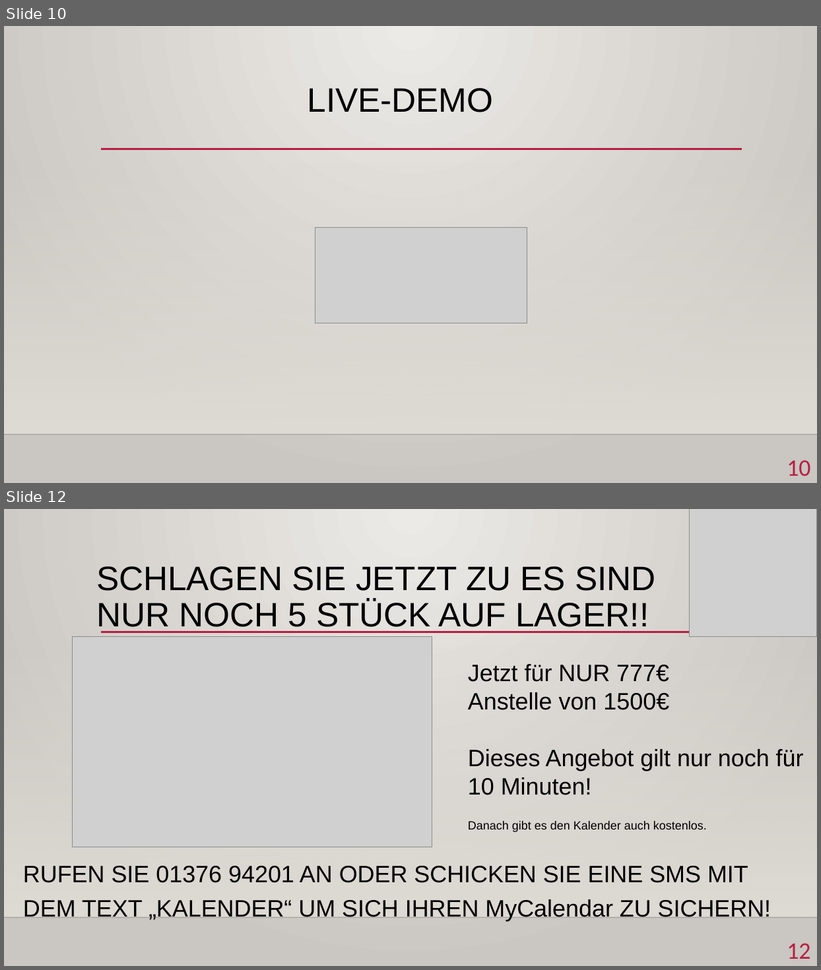
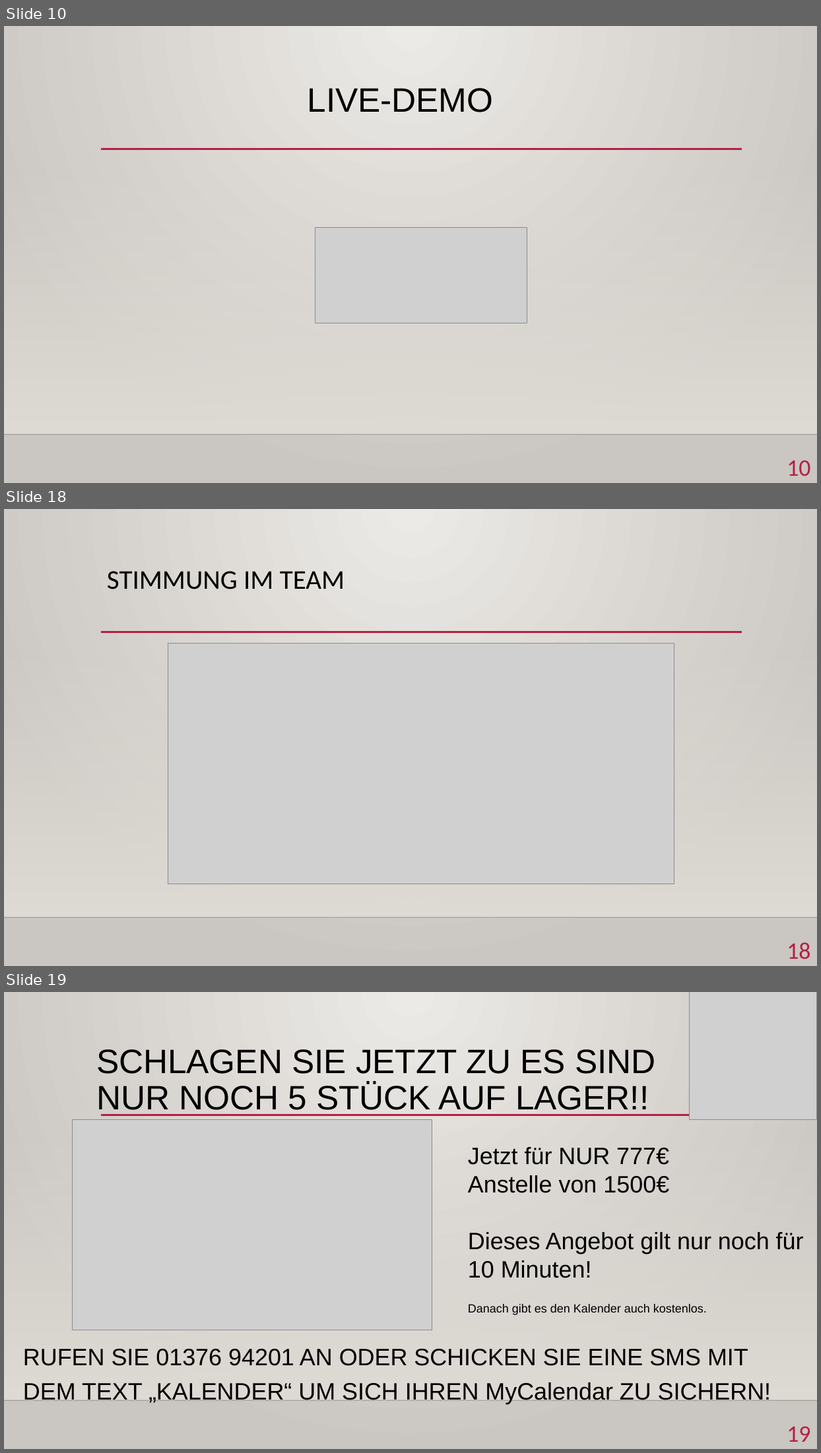
Before and after one commit to yschiebelhut/Geburtstagskalender, a slide deck: MyCalendar.pptx. Shown one above the other, each under a label of ours: slides 10 and 12 before the commit, slides 10, 18 and 19 after it; the slides between them are not shown. The pictures are 821x970 and 821x1453 pixels, drawn with LibreOffice and Linux fonts; fonts in the diff are those of the drawing; grey boxes stand for pictures; background and template pictures are left out. Boxes give left, top, right and bottom in pixels: in the first picture for what was removed or moved away, otherwise in the second. Text is boxed around its words. In the diff, an @@ line names an element or a change of style, - is before the commit and + after.

```diff
--- a/MyCalendar.pptx
+++ b/MyCalendar.pptx
@@ slide 18 added at bbox=[4, 509, 817, 966], background gradient #ECEAE7 to #CAC7C1; not listed: 3 template elements that a slide beside it also shows @@
@@ title added at bbox=[107, 571, 345, 590], 32 pt, text #000000 @@
+STIMMUNG IM TEAM
@@ picture added at bbox=[168, 643, 675, 884] @@
@@ page number added at bbox=[787, 943, 811, 960], 28 pt, text #B71E42 @@
+18
@@ what was slide 12 is now slide 19 @@
@@ page number at bbox=[787, 1426, 811, 1442]: text changed @@
-12
+19
```
Also in this commit, not shown: 1 slide changed, 6 other slides added.
